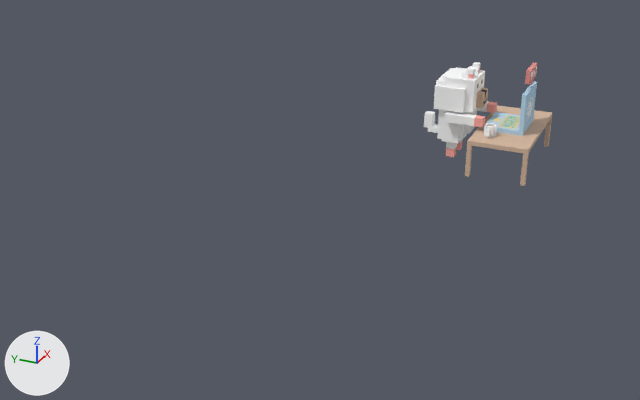
An edit to the glTF model public/dog.glb, drawn before and after from the same camera.
Before and after are seen from a 50 mm lens placed at (-39.0, -11.0, 15.6), pointed at (-6.6, 3.6, -0.6). Every picture has the same lights, and +X, +Y and +Z are marked at lower left. Where no turn or scale is listed for an object, it has been applied to the vertices. Vertices at the same position are counted once.

Script lines for the objects in view, before the commit:
```python
mat_palette = principled_material('palette')
mat_palette.texture = img_test_1
mat_palette.roughness = 1.0
me_untitled = bpy.data.meshes.new('Untitled')
me_untitled.from_pydata(...)  # 536 vertices, 1072 faces; spans x -2.7..2.7, y -4.5..1.0, z 0.0..4.6
me_untitled.materials.append(mat_palette)  # picture img_test_1
ob_untitled = bpy.data.objects.new('Untitled', me_untitled)
ob_untitled.location = (0.0, 0.0, 0.0)
```
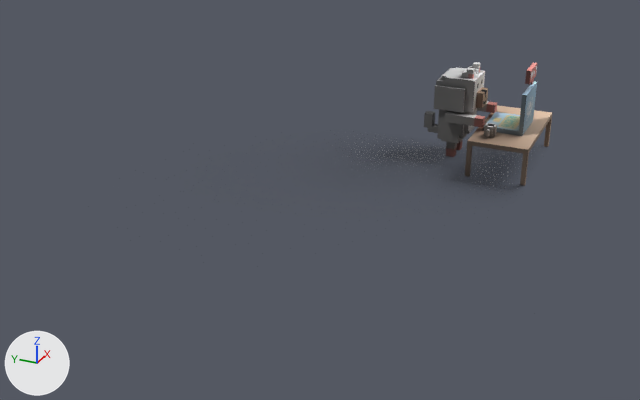
Changed parts and their boxes (x1, y1, x2, y2) in the pictures (640 x 400 px):
'Untitled', surface changed: (424, 62, 552, 186) in both
'Plane', added: after (388, 146, 545, 187)

What changed in the scene script:
```text
Add img_dog_bake:
    img_dog_bake = load_image('dog-bake', '_unpacked/dog-bake', 1024, 1024, 'sRGB')
Add img_plane_tex:
    img_plane_tex = load_image('plane-tex', '_unpacked/plane-tex', 1024, 1024, 'sRGB')
Change mat_palette:
    mat_palette.texture: img_test_1 -> img_dog_bake
Add mat_material_001:
    mat_material_001 = principled_material('Material.001')
    mat_material_001.texture = img_plane_tex  # with its transparency
Change me_untitled:
    where me_untitled.from_pydata(...)  # 536 vertices, 1072 faces; spans x -2.7..2.7, y -4.5..1.0, z 0.0..4.6
    used by ob_untitled; location = (0.0, 0.0, 0.0)
    me_untitled part 1: texture (UV) coordinates of 1072 of 1072 faces, centred in x -2.7..2.7, y -4.5..1.0, z 0.0..4.6, changed; they spanned u 0.88..0.99, v 0.5..0.5 and now span u 0.02..0.98, v 0.02..0.98
Add me_plane:
    me_plane.from_pydata(...)  # 4 vertices, 2 faces; spans x -9.9..9.9, y -9.9..9.9, z 0.0
    me_plane.materials.append(mat_material_001)  # picture img_plane_tex
Add ob_plane:
    ob_plane = bpy.data.objects.new('Plane', me_plane)
    ob_plane.location = (-4.78, 2.79, 0.0)
```
